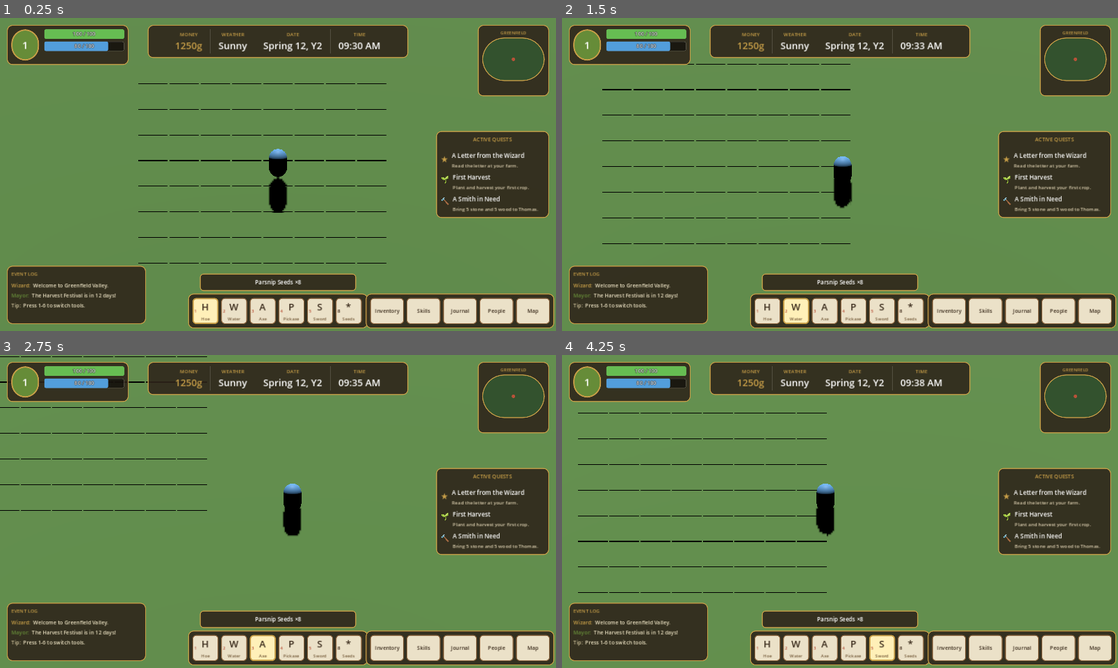
Above: before the commit, frames 1-4 (two rows, left to right).
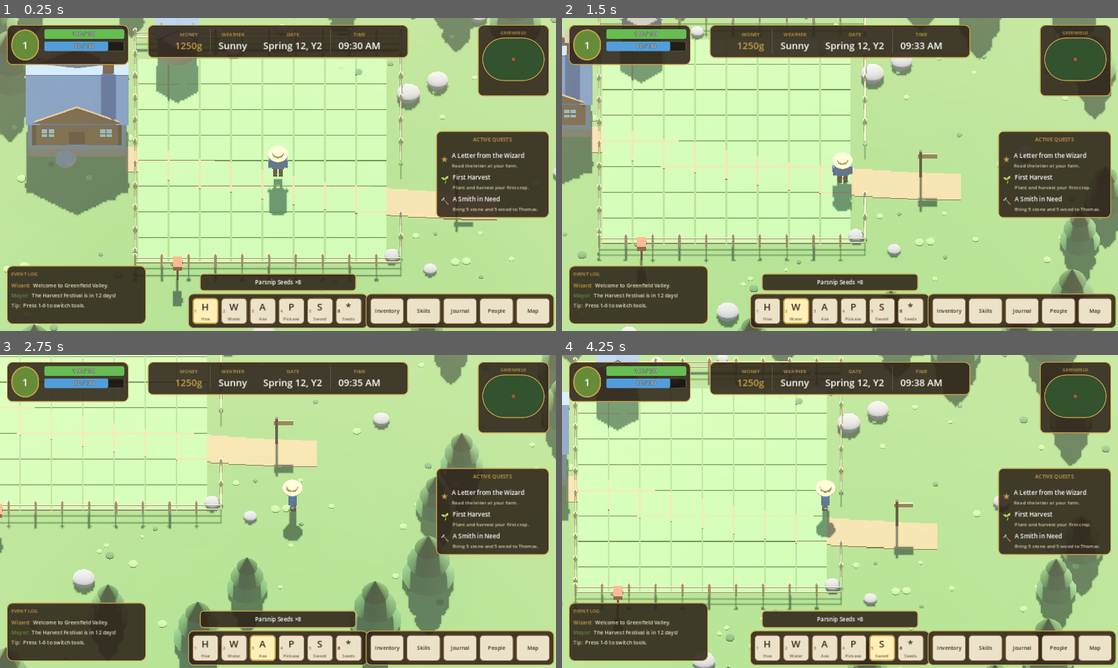
Above: after the commit, the same moments.

Repository: communityorg-discord/harvest-horizons
Game: Godot game, scene res://scenes/main.tscn
Same seed, same stepped clock (60 frames per second), same inputs: the game is played once before the commit and once after it.
Inputs:
- Up to frame 1 (0.25 s): no input
- Up to frame 2 (1.5 s): hold D (move_right) 0.53-1.28 s; hold 1 (hotbar_1) 0.53-1.28 s; hold S (move_down) from 1.28 s (still down); tap 2 (hotbar_2) at 1.35 s
- Up to frame 3 (2.75 s): release S (move_down) at 2.03 s; hold D (move_right) from 2.03 s (still down); hold 3 (hotbar_3) from 2.03 s (still down)
- Up to frame 4 (4.25 s): release D (move_right) at 2.78 s; release 3 (hotbar_3) at 2.78 s; hold W (move_up) 2.78-3.53 s; tap 4 (hotbar_4) at 2.85 s; hold A (move_left) from 3.53 s (still down); hold 5 (hotbar_5) from 3.53 s (still down)

The runs differ from the first frame. In frame 1, 66% of the frame differs, in the area x 0-100%, y 0-100%; in frame 2, 67%; in frame 3, 67%; in frame 4, 67%.

Commit message:
Visual pass: stylized character + cottage + decor + sky
Character: procedurally built farmer (head, body, hair, straw hat, arms, legs,
shoes, eyes) styled to match the concept-art protagonist. Walks face the
movement direction, idle bob, starts facing the camera.

Environment: WorldEnvironment with procedural sky (warm horizon to blue top),
soft fog, SSAO, glow. Warm directional sun.

Decor (procedural, no downloaded assets): blue-shingled cottage with stone
foundation and wood walls, well, mailbox, signpost, picket fence around the
farm patch (with a gap for the path), 28 conifer trees, scattered rocks,
120 grass tufts, dirt path winding through.

Crops: stem + leaves instead of cubes; scale ramps from sprout to ready,
leaves shift color from green to gold at harvest stage.

Cache: added no-cache meta tags to play/index.html so future pushes show up
without a hard-refresh.

Co-Authored-By: Claude Opus 4.7 <noreply@anthropic.com>

Diff:
--- /dev/null
+++ b/scenes/farm_decor.tscn
@@ -0,0 +1,6 @@
+[gd_scene load_steps=2 format=3]
+
+[ext_resource type="Script" path="res://systems/farm_decor.gd" id="1"]
+
+[node name="FarmDecor" type="Node3D"]
+script = ExtResource("1")
--- a/scenes/main.tscn
+++ b/scenes/main.tscn
@@ -1,17 +1,42 @@
-[gd_scene load_steps=9 format=3]
+[gd_scene load_steps=11 format=3]
 
 [ext_resource type="Script" path="res://scripts/main.gd" id="1"]
 [ext_resource type="PackedScene" path="res://scenes/player.tscn" id="2"]
 [ext_resource type="PackedScene" path="res://scenes/camera_rig.tscn" id="3"]
 [ext_resource type="PackedScene" path="res://ui/hud.tscn" id="4"]
 [ext_resource type="PackedScene" path="res://scenes/farm_grid.tscn" id="5"]
+[ext_resource type="PackedScene" path="res://scenes/farm_decor.tscn" id="6"]
 
-[sub_resource type="PlaneMesh" id="PlaneMesh_1"]
-size = Vector2(80, 80)
+[sub_resource type="ProceduralSkyMaterial" id="SkyMat_1"]
+sky_top_color = Color(0.30, 0.52, 0.78, 1)
+sky_horizon_color = Color(0.92, 0.78, 0.62, 1)
+sky_curve = 0.18
+ground_horizon_color = Color(0.62, 0.55, 0.42, 1)
+ground_bottom_color = Color(0.30, 0.40, 0.22, 1)
+sun_angle_max = 50.0
+sun_curve = 0.18
 
-[sub_resource type="StandardMaterial3D" id="StandardMaterial3D_1"]
-albedo_color = Color(0.42, 0.62, 0.32, 1)
-roughness = 0.95
+[sub_resource type="Sky" id="Sky_1"]
+sky_material = SubResource("SkyMat_1")
+
+[sub_resource type="Environment" id="Env_1"]
+background_mode = 2
+sky = SubResource("Sky_1")
+ambient_light_source = 3
+ambient_light_energy = 0.55
+ambient_light_sky_contribution = 0.85
+tonemap_mode = 2
+tonemap_exposure = 1.05
+fog_enabled = true
+fog_light_color = Color(0.82, 0.74, 0.60, 1)
+fog_density = 0.006
+fog_sky_affect = 0.5
+glow_enabled = true
+glow_intensity = 0.35
+glow_bloom = 0.05
+ssao_enabled = true
+ssao_intensity = 1.4
+ssao_radius = 1.6
 
 [sub_resource type="BoxShape3D" id="BoxShape3D_1"]
 size = Vector3(80, 0.2, 80)
@@ -19,20 +44,22 @@
 [node name="Main" type="Node3D"]
 script = ExtResource("1")
 
+[node name="WorldEnvironment" type="WorldEnvironment" parent="."]
+environment = SubResource("Env_1")
+
 [node name="Sun" type="DirectionalLight3D" parent="."]
 transform = Transform3D(1, 0, 0, 0, 0.5736, 0.8192, 0, -0.8192, 0.5736, 0, 20, 0)
-light_energy = 1.2
+light_color = Color(1, 0.95, 0.85, 1)
+light_energy = 1.4
 shadow_enabled = true
 
 [node name="Ground" type="StaticBody3D" parent="."]
 
-[node name="Mesh" type="MeshInstance3D" parent="Ground"]
-mesh = SubResource("PlaneMesh_1")
-surface_material_override/0 = SubResource("StandardMaterial3D_1")
-
 [node name="Collider" type="CollisionShape3D" parent="Ground"]
 transform = Transform3D(1, 0, 0, 0, 1, 0, 0, 0, 1, 0, -0.1, 0)
 shape = SubResource("BoxShape3D_1")
+
+[node name="FarmDecor" parent="." instance=ExtResource("6")]
 
 [node name="FarmGrid" parent="." instance=ExtResource("5")]
 
--- a/scenes/player.tscn
+++ b/scenes/player.tscn
@@ -1,27 +1,16 @@
-[gd_scene load_steps=5 format=3]
+[gd_scene load_steps=3 format=3]
 
 [ext_resource type="Script" path="res://scripts/player.gd" id="1"]
-
-[sub_resource type="CapsuleMesh" id="CapsuleMesh_1"]
-height = 1.6
-radius = 0.4
 
 [sub_resource type="CapsuleShape3D" id="CapsuleShape3D_1"]
 height = 1.6
 radius = 0.4
 
-[sub_resource type="StandardMaterial3D" id="StandardMaterial3D_1"]
-albedo_color = Color(0.42, 0.7, 0.95, 1)
-roughness = 0.6
-
 [node name="Player" type="CharacterBody3D"]
 script = ExtResource("1")
-
-[node name="Mesh" type="MeshInstance3D" parent="."]
-transform = Transform3D(1, 0, 0, 0, 1, 0, 0, 0, 1, 0, 0.8, 0)
-mesh = SubResource("CapsuleMesh_1")
-surface_material_override/0 = SubResource("StandardMaterial3D_1")
 
 [node name="Collider" type="CollisionShape3D" parent="."]
 transform = Transform3D(1, 0, 0, 0, 1, 0, 0, 0, 1, 0, 0.8, 0)
 shape = SubResource("CapsuleShape3D_1")
+
+[node name="Visual" type="Node3D" parent="."]
--- a/scripts/player.gd
+++ b/scripts/player.gd
@@ -1,15 +1,105 @@
 extends CharacterBody3D
-## Top-down WASD movement. Movement is in the XZ plane; Y is gravity.
+## Top-down WASD movement + procedurally built stylized character.
 ## Pressing `use_tool` (E or Space) applies the currently selected hotbar tool
 ## to the soil tile in front of the player.
 
 @export var speed: float = 6.0
 @export var gravity: float = 18.0
 @export var farm_grid_path: NodePath
+@export var rotate_speed: float = 12.0
 
 @onready var _farm_grid: Node = get_node_or_null(farm_grid_path)
+@onready var _visual: Node3D = $Visual
 
-var _facing: Vector3 = Vector3.FORWARD
+var _facing: Vector3 = Vector3.BACK  # face the camera at start
+var _bob_t: float = 0.0
+
+# ────────────────────────────────────────────────────────────────────────────
+# Character build (procedural)
+
+const SKIN       := Color(0.97, 0.83, 0.70)
+const HAIR       := Color(0.42, 0.27, 0.16)
+const HAT_STRAW  := Color(0.93, 0.78, 0.42)
+const HAT_BAND   := Color(0.62, 0.32, 0.22)
+const SHIRT      := Color(0.18, 0.42, 0.65)
+const PANTS      := Color(0.32, 0.22, 0.14)
+const SHOES      := Color(0.18, 0.12, 0.07)
+
+func _ready() -> void:
+	_build_character()
+
+func _build_character() -> void:
+	# Legs
+	_add_box(_visual, Vector3(-0.13, 0.30, 0), Vector3(0.18, 0.55, 0.18), PANTS)
+	_add_box(_visual, Vector3( 0.13, 0.30, 0), Vector3(0.18, 0.55, 0.18), PANTS)
+	# Shoes
+	_add_box(_visual, Vector3(-0.13, 0.045, 0.04), Vector3(0.20, 0.10, 0.26), SHOES)
+	_add_box(_visual, Vector3( 0.13, 0.045, 0.04), Vector3(0.20, 0.10, 0.26), SHOES)
+	# Body
+	_add_box(_visual, Vector3(0, 0.85, 0), Vector3(0.55, 0.55, 0.36), SHIRT)
+	# Arms (slightly forward + outward)
+	_add_box(_visual, Vector3(-0.36, 0.85, 0), Vector3(0.16, 0.55, 0.20), SHIRT)
+	_add_box(_visual, Vector3( 0.36, 0.85, 0), Vector3(0.16, 0.55, 0.20), SHIRT)
+	# Hands
+	_add_sphere(_visual, Vector3(-0.36, 0.55, 0), 0.10, SKIN)
+	_add_sphere(_visual, Vector3( 0.36, 0.55, 0), 0.10, SKIN)
+	# Head
+	_add_sphere(_visual, Vector3(0, 1.30, 0), 0.27, SKIN)
+	# Hair (back tuft)
+	_add_sphere(_visual, Vector3(0, 1.36, -0.06), 0.28, HAIR)
+	# Hat brim + crown
+	_add_cylinder(_visual, Vector3(0, 1.50, 0), 0.45, 0.04, HAT_STRAW)
+	_add_cylinder(_visual, Vector3(0, 1.58, 0), 0.24, 0.16, HAT_STRAW)
+	_add_cylinder(_visual, Vector3(0, 1.52, 0), 0.245, 0.04, HAT_BAND)
+	# Eyes (look forward — toward -Z which is the camera-back direction in our scene)
+	_add_sphere(_visual, Vector3(-0.09, 1.32, 0.24), 0.035, Color.BLACK)
+	_add_sphere(_visual, Vector3( 0.09, 1.32, 0.24), 0.035, Color.BLACK)
+
+func _add_box(parent: Node, pos: Vector3, size: Vector3, color: Color) -> MeshInstance3D:
+	var m := MeshInstance3D.new()
+	var bm := BoxMesh.new()
+	bm.size = size
+	m.mesh = bm
+	m.position = pos
+	m.material_override = _mat(color)
+	parent.add_child(m)
+	return m
+
+func _add_sphere(parent: Node, pos: Vector3, radius: float, color: Color) -> MeshInstance3D:
+	var m := MeshInstance3D.new()
+	var sm := SphereMesh.new()
+	sm.radius = radius
+	sm.height = radius * 2.0
+	sm.radial_segments = 16
+	sm.rings = 8
+	m.mesh = sm
+	m.position = pos
+	m.material_override = _mat(color)
+	parent.add_child(m)
+	return m
+
+func _add_cylinder(parent: Node, pos: Vector3, radius: float, height: float, color: Color) -> MeshInstance3D:
+	var m := MeshInstance3D.new()
+	var cm := CylinderMesh.new()
+	cm.top_radius = radius
+	cm.bottom_radius = radius
+	cm.height = height
+	cm.radial_segments = 18
+	m.mesh = cm
+	m.position = pos
+	m.material_override = _mat(color)
+	parent.add_child(m)
+	return m
+
+func _mat(color: Color) -> StandardMaterial3D:
+	var mat := StandardMaterial3D.new()
+	mat.albedo_color = color
+	mat.roughness = 0.85
+	mat.metallic = 0.0
+	return mat
+
+# ────────────────────────────────────────────────────────────────────────────
+# Movement
 
 func _physics_process(delta: float) -> void:
 	var input := Vector2(
@@ -25,6 +115,15 @@
 
 	if dir.length_squared() > 0.01:
 		_facing = dir.normalized()
+		# Subtle walk bob
+		_bob_t += delta * 12.0
+		_visual.position.y = abs(sin(_bob_t)) * 0.05
+	else:
+		_visual.position.y = lerp(_visual.position.y, 0.0, 8.0 * delta)
+
+	# Rotate visual to face movement direction (smoothed).
+	var target_yaw: float = atan2(_facing.x, _facing.z)
+	_visual.rotation.y = lerp_angle(_visual.rotation.y, target_yaw, rotate_speed * delta)
 
 	if not is_on_floor():
 		velocity.y -= gravity * delta
@@ -40,6 +139,5 @@
 func _use_tool() -> void:
 	if _farm_grid == null:
 		return
-	# Apply to the tile one step ahead of the player along facing direction.
 	var probe: Vector3 = global_position + _facing * 1.0
 	_farm_grid.use_tool(GameState.current_tool, probe)
--- /dev/null
+++ b/systems/farm_decor.gd
@@ -0,0 +1,324 @@
+extends Node3D
+## Procedural farm decoration. Builds the cottage, trees, fence, rocks, mailbox,
+## signpost — everything except the player + farm grid + sky.
+## Styled after the concept-art gameplay mockup: blue-shingled cottage,
+## picket fence around the garden plots, conifer trees, scattered rocks.
+
+# ────────────────────────────────────────────────────────────────────────────
+# Palette (matches concept art)
+
+const STONE        := Color(0.55, 0.52, 0.48)
+const STONE_DARK   := Color(0.38, 0.36, 0.34)
+const WOOD_WALL    := Color(0.52, 0.36, 0.22)
+const WOOD_BEAM    := Color(0.30, 0.20, 0.12)
+const ROOF_BLUE    := Color(0.30, 0.42, 0.55)
+const ROOF_BLUE_D  := Color(0.22, 0.32, 0.42)
+const DOOR         := Color(0.32, 0.20, 0.12)
+const WINDOW_GLASS := Color(0.78, 0.88, 0.92)
+const CHIMNEY_BRICK:= Color(0.55, 0.30, 0.22)
+
+const TREE_TRUNK   := Color(0.30, 0.20, 0.12)
+const TREE_GREEN_1 := Color(0.20, 0.42, 0.22)
+const TREE_GREEN_2 := Color(0.16, 0.36, 0.18)
+const TREE_GREEN_3 := Color(0.12, 0.30, 0.14)
+
+const ROCK_GRAY    := Color(0.55, 0.52, 0.50)
+const FENCE_WOOD   := Color(0.78, 0.62, 0.42)
+const PATH_DIRT    := Color(0.62, 0.48, 0.30)
+const GRASS_DARK   := Color(0.30, 0.48, 0.22)
+const GRASS_LIGHT  := Color(0.45, 0.62, 0.30)
+
+# ────────────────────────────────────────────────────────────────────────────
+
+func _ready() -> void:
+	_build_ground()
+	_build_path()
+	_build_cottage(Vector3(-9.0, 0, -3.0))
+	_build_well(Vector3(-4.5, 0, -7.0))
+	_build_mailbox(Vector3(-4.5, 0, 5.5))
+	_build_signpost(Vector3(8.0, 0, 1.0), "FOREST TRAIL")
+	_build_fence_around_farm()
+	_scatter_trees()
+	_scatter_rocks()
+	_scatter_grass_tufts()
+
+# ────────────────────────────────────────────────────────────────────────────
+# Mesh helpers
+
+func _mat(color: Color, rough: float = 0.9) -> StandardMaterial3D:
+	var m := StandardMaterial3D.new()
+	m.albedo_color = color
+	m.roughness = rough
+	return m
+
+func _box(parent: Node, pos: Vector3, size: Vector3, color: Color, rot: Vector3 = Vector3.ZERO) -> MeshInstance3D:
+	var mi := MeshInstance3D.new()
+	var bm := BoxMesh.new()
+	bm.size = size
+	mi.mesh = bm
+	mi.position = pos
+	mi.rotation = rot
+	mi.material_override = _mat(color)
+	add_child(mi)
+	return mi
+
+func _sphere(parent: Node, pos: Vector3, radius: float, color: Color, scale: Vector3 = Vector3.ONE) -> MeshInstance3D:
+	var mi := MeshInstance3D.new()
+	var sm := SphereMesh.new()
+	sm.radius = radius
+	sm.height = radius * 2.0
+	sm.radial_segments = 12
+	sm.rings = 6
+	mi.mesh = sm
+	mi.position = pos
+	mi.scale = scale
+	mi.material_override = _mat(color)
+	add_child(mi)
+	return mi
+
+func _cyl(parent: Node, pos: Vector3, radius: float, height: float, color: Color) -> MeshInstance3D:
+	var mi := MeshInstance3D.new()
+	var cm := CylinderMesh.new()
+	cm.top_radius = radius
+	cm.bottom_radius = radius
+	cm.height = height
+	cm.radial_segments = 14
+	mi.mesh = cm
+	mi.position = pos
+	mi.material_override = _mat(color)
+	add_child(mi)
+	return mi
+
+func _cone(parent: Node, pos: Vector3, radius_bot: float, height: float, color: Color) -> MeshInstance3D:
+	var mi := MeshInstance3D.new()
+	var cm := CylinderMesh.new()
+	cm.top_radius = 0.0
+	cm.bottom_radius = radius_bot
+	cm.height = height
+	cm.radial_segments = 14
+	mi.mesh = cm
+	mi.position = pos
+	mi.material_override = _mat(color)
+	add_child(mi)
+	return mi
+
+func _prism(pos: Vector3, size: Vector3, color: Color, rot_y: float = 0.0) -> MeshInstance3D:
+	var mi := MeshInstance3D.new()
+	var pm := PrismMesh.new()
+	pm.size = size
+	pm.left_to_right = 0.5
+	mi.mesh = pm
+	mi.position = pos
+	mi.rotation.y = rot_y
+	mi.material_override = _mat(color)
+	add_child(mi)
+	return mi
+
+# ────────────────────────────────────────────────────────────────────────────
+# Ground (replaces the flat plane in main.tscn)
+
+func _build_ground() -> void:
+	# A larger darker grass disc with subtle variation
+	var ground := MeshInstance3D.new()
+	var pm := PlaneMesh.new()
+	pm.size = Vector2(80, 80)
+	ground.mesh = pm
+	var mat := StandardMaterial3D.new()
+	mat.albedo_color = GRASS_DARK
+	mat.roughness = 0.95
+	ground.material_override = mat
+	ground.position = Vector3(0, 0, 0)
+	add_child(ground)
+
+func _build_path() -> void:
+	# Dirt path running from in front of the cottage, past the mailbox, off to the forest
+	var path_mat := _mat(PATH_DIRT, 0.95)
+	for i in range(20):
+		var t: float = i / 19.0
+		var x: float = lerp(-6.0, 9.0, t)
+		var z: float = lerp(-1.0, 1.5, t) + sin(t * 3.0) * 0.6
+		var seg := MeshInstance3D.new()
+		var bm := BoxMesh.new()
+		bm.size = Vector3(1.6, 0.06, 1.4)
+		seg.mesh = bm
+		seg.position = Vector3(x, 0.04, z)
+		seg.material_override = path_mat
+		add_child(seg)
+
+# ────────────────────────────────────────────────────────────────────────────
+# Cottage — stone foundation, wood walls, blue shingled roof, chimney
+
+func _build_cottage(origin: Vector3) -> void:
+	# Stone foundation
+	_box(self, origin + Vector3(0, 0.30, 0), Vector3(4.4, 0.60, 3.6), STONE)
+	# Wood walls
+	_box(self, origin + Vector3(0, 1.40, 0), Vector3(4.0, 1.60, 3.2), WOOD_WALL)
+	# Corner posts (dark wood beams)
+	for sx in [-1.0, 1.0]:
+		for sz in [-1.0, 1.0]:
+			_box(self, origin + Vector3(sx * 1.92, 1.4, sz * 1.52), Vector3(0.16, 1.65, 0.16), WOOD_BEAM)
+	# Door
+	_box(self, origin + Vector3(0, 1.0, 1.62), Vector3(0.7, 1.2, 0.05), DOOR)
+	# Door step
+	_box(self, origin + Vector3(0, 0.65, 1.78), Vector3(0.9, 0.10, 0.30), STONE)
+	# Windows
+	_box(self, origin + Vector3(-1.3, 1.55, 1.62), Vector3(0.55, 0.55, 0.04), WINDOW_GLASS)
+	_box(self, origin + Vector3( 1.3, 1.55, 1.62), Vector3(0.55, 0.55, 0.04), WINDOW_GLASS)
+	# Window frames
+	_box(self, origin + Vector3(-1.3, 1.55, 1.64), Vector3(0.05, 0.55, 0.06), WOOD_BEAM)
+	_box(self, origin + Vector3( 1.3, 1.55, 1.64), Vector3(0.05, 0.55, 0.06), WOOD_BEAM)
+	_box(self, origin + Vector3(-1.3, 1.55, 1.64), Vector3(0.55, 0.05, 0.06), WOOD_BEAM)
+	_box(self, origin + Vector3( 1.3, 1.55, 1.64), Vector3(0.55, 0.05, 0.06), WOOD_BEAM)
+
+	# Roof — gable, two sloped boxes
+	for sz_sign in [-1.0, 1.0]:
+		var slope := MeshInstance3D.new()
+		var bm := BoxMesh.new()
+		bm.size = Vector3(4.6, 0.18, 2.2)
+		slope.mesh = bm
+		slope.position = origin + Vector3(0, 2.95, sz_sign * 0.8)
+		slope.rotation = Vector3(deg_to_rad(40.0 * sz_sign), 0, 0)
+		slope.material_override = _mat(ROOF_BLUE, 0.7)
+		add_child(slope)
+	# Roof ridge
+	_box(self, origin + Vector3(0, 3.55, 0), Vector3(4.7, 0.12, 0.16), ROOF_BLUE_D)
+	# Gable end triangles (front + back)
+	_prism(origin + Vector3(0, 2.95, -1.6), Vector3(4.0, 1.2, 0.10), WOOD_WALL)
+	_prism(origin + Vector3(0, 2.95,  1.6), Vector3(4.0, 1.2, 0.10), WOOD_WALL)
+
+	# Chimney
+	_box(self, origin + Vector3(1.4, 3.6, -0.5), Vector3(0.5, 1.6, 0.5), CHIMNEY_BRICK)
+	_box(self, origin + Vector3(1.4, 4.45, -0.5), Vector3(0.7, 0.18, 0.7), STONE_DARK)
+
+# ────────────────────────────────────────────────────────────────────────────
+# Well
+
+func _build_well(origin: Vector3) -> void:
+	_cyl(self, origin + Vector3(0, 0.45, 0), 0.9, 0.9, STONE)
+	_cyl(self, origin + Vector3(0, 0.95, 0), 0.92, 0.10, STONE_DARK)
+	# Posts holding roof
+	_box(self, origin + Vector3(-0.7, 1.5, 0), Vector3(0.10, 1.1, 0.10), WOOD_BEAM)
+	_box(self, origin + Vector3( 0.7, 1.5, 0), Vector3(0.10, 1.1, 0.10), WOOD_BEAM)
+	# Tiny roof
+	for sx in [-1.0, 1.0]:
+		var slope := MeshInstance3D.new()
+		var bm := BoxMesh.new()
+		bm.size = Vector3(1.2, 0.08, 1.4)
+		slope.mesh = bm
+		slope.position = origin + Vector3(sx * 0.45, 2.15, 0)
+		slope.rotation = Vector3(0, 0, deg_to_rad(-35.0 * sx))
+		slope.material_override = _mat(ROOF_BLUE)
+		add_child(slope)
+
+# ────────────────────────────────────────────────────────────────────────────
+# Mailbox
+
+func _build_mailbox(origin: Vector3) -> void:
+	_box(self, origin + Vector3(0, 0.55, 0), Vector3(0.10, 1.1, 0.10), WOOD_BEAM)
+	_box(self, origin + Vector3(0, 1.20, 0), Vector3(0.40, 0.30, 0.55), Color(0.72, 0.30, 0.20))
+	# Little flag
+	_box(self, origin + Vector3(0.22, 1.30, 0), Vector3(0.04, 0.18, 0.10), Color(0.85, 0.20, 0.15))
+
+# ────────────────────────────────────────────────────────────────────────────
+# Signpost
+
+func _build_signpost(origin: Vector3, _label: String) -> void:
+	_box(self, origin + Vector3(0, 1.0, 0), Vector3(0.12, 2.0, 0.12), WOOD_BEAM)
+	_box(self, origin + Vector3(0.30, 1.65, 0), Vector3(0.85, 0.30, 0.06), Color(0.72, 0.55, 0.35))
+
+# ────────────────────────────────────────────────────────────────────────────
+# Picket fence around the farm grid (which sits roughly x:[-5.6..4.5], z:[-6.7..4.0])
+
+func _build_fence_around_farm() -> void:
+	var x_min: float = -6.4
+	var x_max: float = 5.5
+	var z_min: float = -7.5
+	var z_max: float = 4.8
+	var step: float = 1.2
+	var rail_h: float = 0.10
+	# Bottom side
+	_fence_run(Vector3(x_min, 0, z_max), Vector3(x_max, 0, z_max), step)
+	# Top side
+	_fence_run(Vector3(x_min, 0, z_min), Vector3(x_max, 0, z_min), step)
+	# Left side
+	_fence_run(Vector3(x_min, 0, z_min), Vector3(x_min, 0, z_max), step)
+	# Right side (with a gap for the path exit)
+	_fence_run(Vector3(x_max, 0, z_min), Vector3(x_max, 0, -0.5), step)
+	_fence_run(Vector3(x_max, 0, 2.5), Vector3(x_max, 0, z_max), step)
+
+func _fence_run(a: Vector3, b: Vector3, step: float) -> void:
+	var dist: float = a.distance_to(b)
+	var dir: Vector3 = (b - a).normalized()
+	var n: int = int(dist / step)
+	for i in range(n + 1):
+		var p: Vector3 = a + dir * (i * step)
+		# Post
+		_box(self, p + Vector3(0, 0.45, 0), Vector3(0.10, 0.9, 0.10), FENCE_WOOD)
+		# Tiny pointed cap
+		_cone(self, p + Vector3(0, 0.95, 0), 0.10, 0.12, FENCE_WOOD)
+	# Two horizontal rails between posts
+	var mid: Vector3 = (a + b) * 0.5
+	var size: Vector3
+	if abs(dir.x) > abs(dir.z):
+		size = Vector3(dist, 0.06, 0.04)
+	else:
+		size = Vector3(0.04, 0.06, dist)
+	_box(self, mid + Vector3(0, 0.30, 0), size, FENCE_WOOD)
+	_box(self, mid + Vector3(0, 0.65, 0), size, FENCE_WOOD)
+
+# ────────────────────────────────────────────────────────────────────────────
+# Trees (conifers — three stacked cones on a trunk, like the concept art)
+
+func _scatter_trees() -> void:
+	var rng := RandomNumberGenerator.new()
+	rng.seed = 4242
+	var positions: Array = []
+	# Ring of trees around the perimeter
+	for i in range(28):
+		var angle: float = (i / 28.0) * TAU + rng.randf_range(-0.05, 0.05)
+		var radius: float = rng.randf_range(14.0, 22.0)
+		var x: float = cos(angle) * radius
+		var z: float = sin(angle) * radius * 0.7
+		positions.append(Vector3(x, 0, z))
+	# A few extra clumps near the cottage
+	positions.append(Vector3(-13.0, 0, -8.0))
+	positions.append(Vector3(-12.0, 0, -5.5))
+	positions.append(Vector3(-14.0, 0, 2.0))
+	for p in positions:
+		_build_tree(p, rng.randf_range(0.85, 1.25))
+
+func _build_tree(origin: Vector3, scale: float) -> void:
+	var s: float = scale
+	# Trunk
+	_cyl(self, origin + Vector3(0, 0.4 * s, 0), 0.18 * s, 0.8 * s, TREE_TRUNK)
+	# Foliage cones (stacked, darker as they go up to add depth)
+	_cone(self, origin + Vector3(0, 1.0 * s, 0), 1.05 * s, 1.3 * s, TREE_GREEN_1)
+	_cone(self, origin + Vector3(0, 1.85 * s, 0), 0.85 * s, 1.1 * s, TREE_GREEN_2)
+	_cone(self, origin + Vector3(0, 2.6 * s, 0), 0.55 * s, 0.85 * s, TREE_GREEN_3)
+
+# ────────────────────────────────────────────────────────────────────────────
+# Rocks
+
+func _scatter_rocks() -> void:
+	var rng := RandomNumberGenerator.new()
+	rng.seed = 99
+	for i in range(14):
+		var angle: float = rng.randf() * TAU
+		var radius: float = rng.randf_range(8.0, 18.0)
+		var p := Vector3(cos(angle) * radius, 0.0, sin(angle) * radius * 0.7)
+		var sz: float = rng.randf_range(0.5, 1.1)
+		var r := _sphere(self, p + Vector3(0, sz * 0.25, 0), sz * 0.5, ROCK_GRAY, Vector3(1.0, 0.55, 1.0))
+		r.rotation.y = rng.randf() * TAU
+
+# ────────────────────────────────────────────────────────────────────────────
+# Grass tufts (lots of tiny green spheres for life)
+
+func _scatter_grass_tufts() -> void:
+	var rng := RandomNumberGenerator.new()
+	rng.seed = 7
+	for i in range(120):
+		var angle: float = rng.randf() * TAU
+		var radius: float = rng.randf_range(7.0, 20.0)
+		var p := Vector3(cos(angle) * radius, 0.04, sin(angle) * radius * 0.85)
+		var s: float = rng.randf_range(0.10, 0.22)
+		_sphere(self, p, s, GRASS_LIGHT if rng.randf() < 0.6 else TREE_GREEN_2, Vector3(1.0, 0.35, 1.0))
--- a/systems/farm_grid.gd
+++ b/systems/farm_grid.gd
@@ -58,16 +58,41 @@
 	ground.material_override = gmat
 	add_child(ground)
 
-	var crop := MeshInstance3D.new()
-	var cm := BoxMesh.new()
-	cm.size = Vector3(0.5, 0.5, 0.5)
-	crop.mesh = cm
-	crop.position = pos + Vector3(0, 0.3, 0)
-	var cmat := StandardMaterial3D.new()
-	cmat.albedo_color = CROP_COLORS[State.PLANTED]
-	crop.material_override = cmat
+	# Crop visual: stem (cylinder) + leaves (sphere on top), grouped under a Node3D so we can scale uniformly.
+	var crop := Node3D.new()
+	crop.position = pos + Vector3(0, 0.06, 0)
+	add_child(crop)
+
+	var stem := MeshInstance3D.new()
+	var stem_mesh := CylinderMesh.new()
+	stem_mesh.top_radius = 0.04
+	stem_mesh.bottom_radius = 0.06
+	stem_mesh.height = 0.5
+	stem_mesh.radial_segments = 8
+	stem.mesh = stem_mesh
+	stem.position = Vector3(0, 0.25, 0)
+	var stem_mat := StandardMaterial3D.new()
+	stem_mat.albedo_color = Color(0.30, 0.45, 0.18)
+	stem.material_override = stem_mat
+	crop.add_child(stem)
+
+	var leaves := MeshInstance3D.new()
+	var leaf_mesh := SphereMesh.new()
+	leaf_mesh.radius = 0.32
+	leaf_mesh.height = 0.55
+	leaf_mesh.radial_segments = 12
+	leaf_mesh.rings = 6
+	leaves.mesh = leaf_mesh
+	leaves.position = Vector3(0, 0.55, 0)
+	var leaf_mat := StandardMaterial3D.new()
+	leaf_mat.albedo_color = CROP_COLORS[State.PLANTED]
+	leaves.material_override = leaf_mat
+	crop.add_child(leaves)
+
 	crop.visible = false
-	add_child(crop)
+	crop.set_meta("stem", stem)
+	crop.set_meta("leaves", leaves)
+	crop.set_meta("leaf_mat", leaf_mat)
 
 	return {
 		"state": State.GRASS,
@@ -92,13 +117,13 @@
 	gmat.albedo_color = COLORS[t.state]
 	if t.state >= State.PLANTED:
 		t.crop.visible = true
-		var cmat: StandardMaterial3D = t.crop.material_override
-		cmat.albedo_color = CROP_COLORS.get(t.state, CROP_COLORS[State.PLANTED])
+		var leaf_mat: StandardMaterial3D = t.crop.get_meta("leaf_mat")
+		leaf_mat.albedo_color = CROP_COLORS.get(t.state, CROP_COLORS[State.PLANTED])
 		var s: float = 0.0
 		match t.state:
 			State.PLANTED: s = 0.3
-			State.GROWING: s = 0.6
-			State.READY:   s = 1.1
+			State.GROWING: s = 0.65
+			State.READY:   s = 1.0
 		t.crop.scale = Vector3(s, s, s)
 	else:
 		t.crop.visible = false
Not shown, changed: docs/play/index.pck
